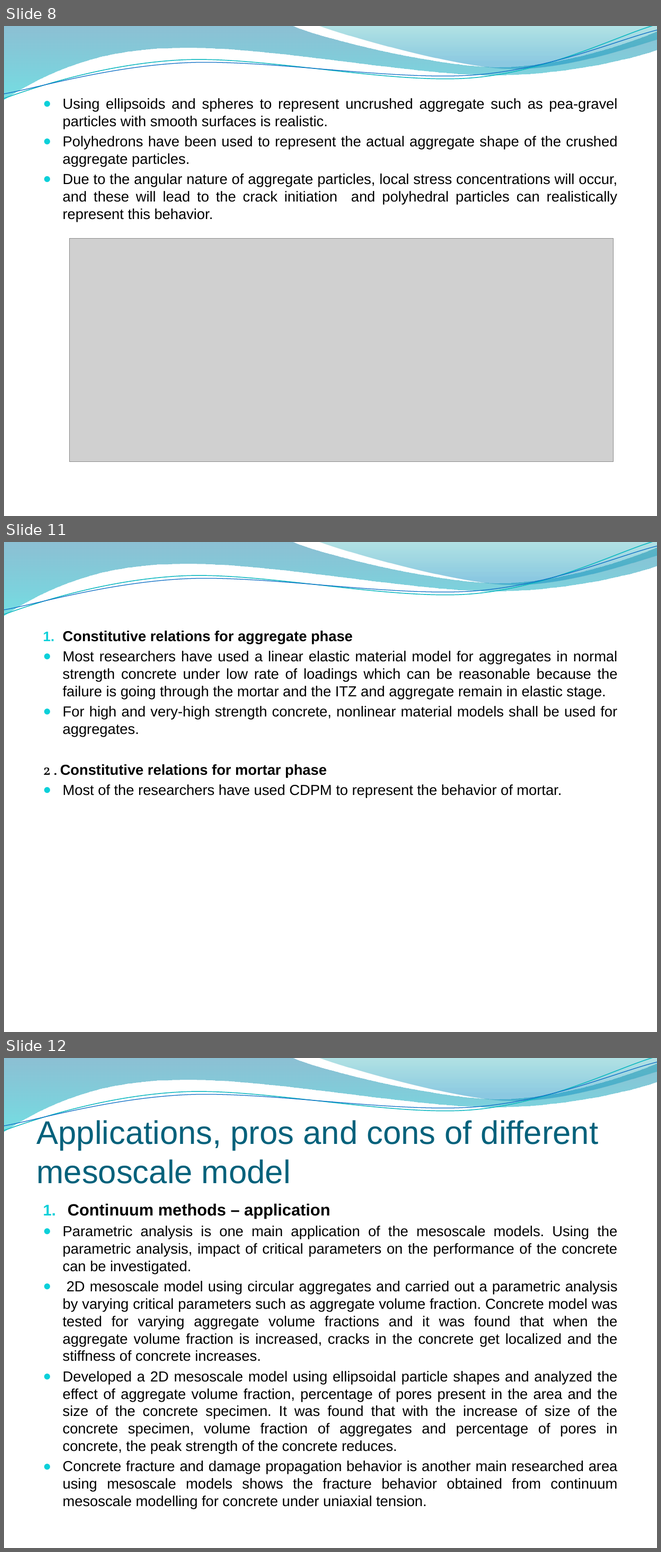
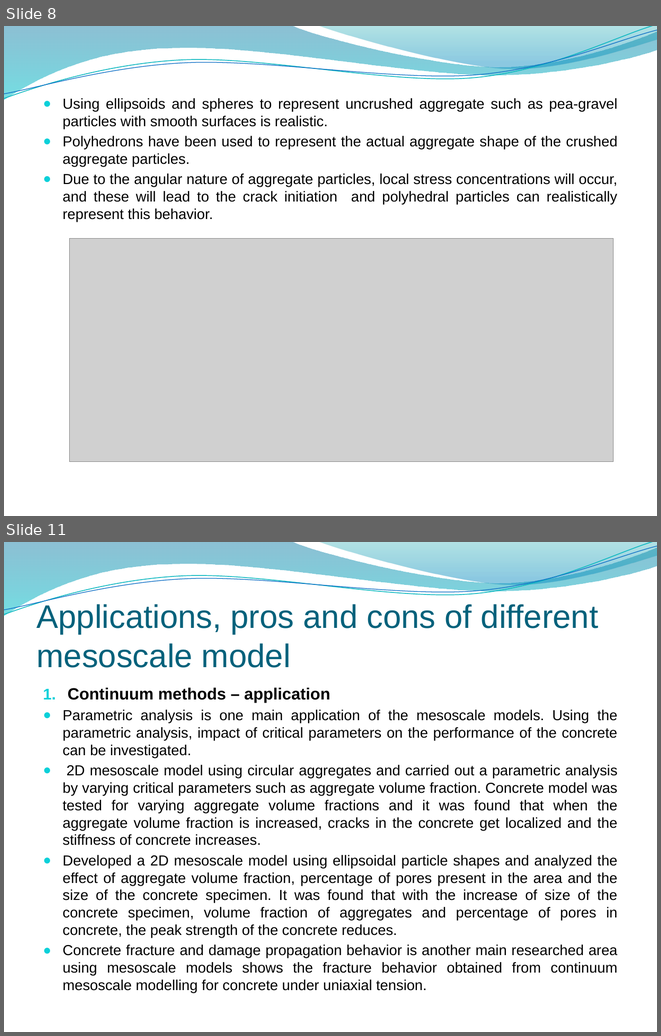
Before and after one commit to Deepak11Sharma/meso-scale-concrete, a slide deck: 1_library/1_presentations/Mesoscale concrete model ppt.pptx. Shown one above the other, each under a label of ours: slides 8, 11 and 12 before the commit, slides 8 and 11 after it; the slides between them are not shown. The pictures are 661x1552 and 661x1036 pixels, drawn with LibreOffice and Linux fonts; fonts in the diff are those of the drawing; grey boxes stand for pictures; background and template pictures are left out. Boxes give left, top, right and bottom in pixels: in the first picture for what was removed or moved away, otherwise in the second. Text is boxed around its words. In the diff, an @@ line names an element or a change of style, - is before the commit and + after.

Commit message:
mesoscale concrete
i will upload presentation on mesoscale concrete

```diff
--- a/1_library/1_presentations/Mesoscale concrete model ppt.pptx
+++ b/1_library/1_presentations/Mesoscale concrete model ppt.pptx
@@ slide 11 removed at box(4, 542, 657, 1032), background picture (left out); not listed: 4 template elements that a slide beside it also shows @@
@@ text removed at box(43, 631, 618, 798) @@
-1. Constitutive relations for aggregate phase
-● Most researchers have used a linear elastic material model for aggregates in normal strength concrete under low rate of loadings which can be reasonable because the failure is going through the mortar and the ITZ and aggregate remain in elastic stage.
-● For high and very-high strength concrete, nonlinear material models shall be used for aggregates.
-2 . Constitutive relations for mortar phase
-● Most of the researchers have used CDPM to represent the behavior of mortar.
@@ what was slide 12 is now slide 11 @@
```
Also in this commit, not shown: 3 slides changed, 8 other files.
